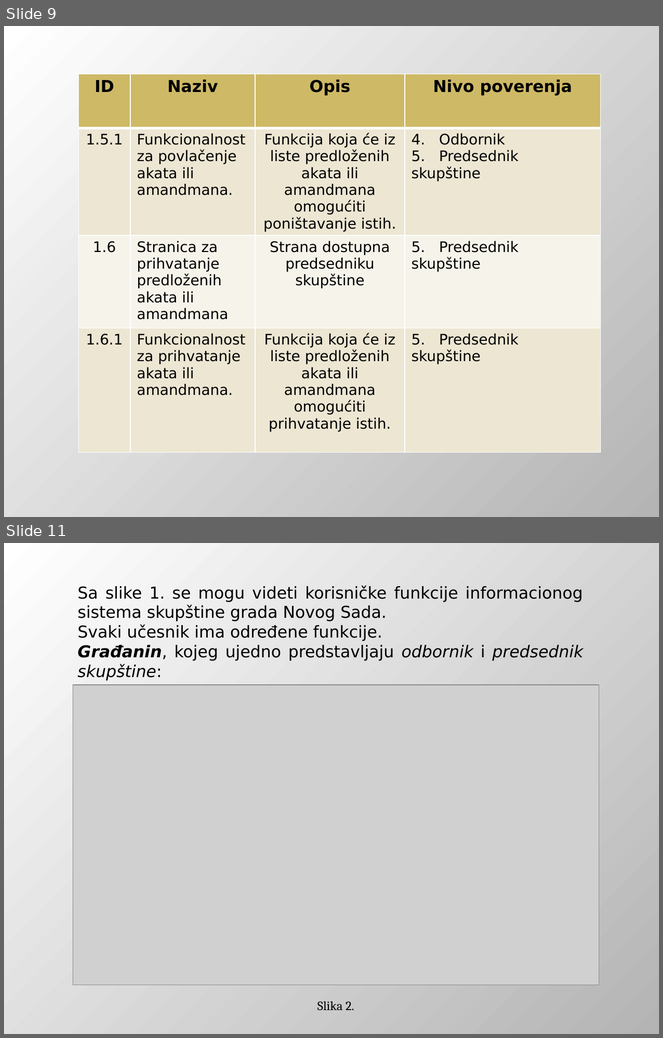
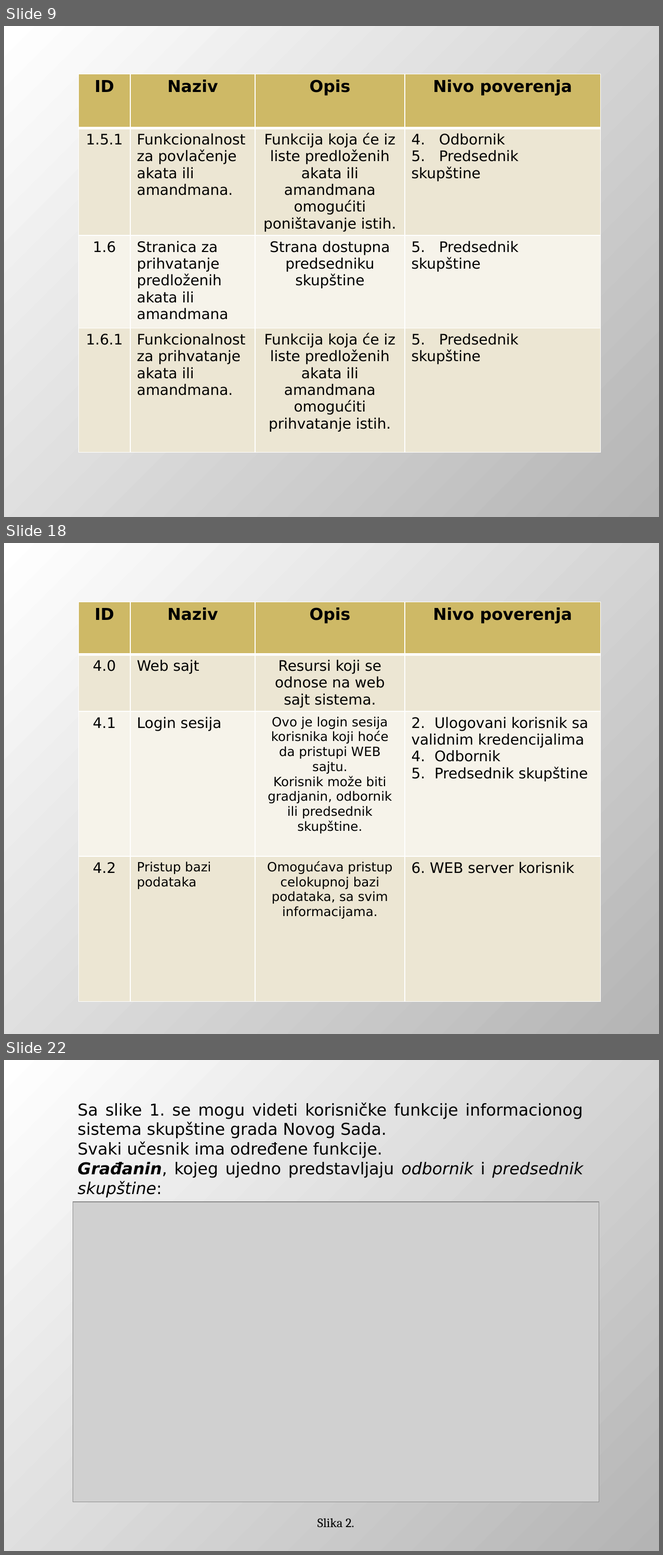
Before and after one commit to DejanUrosevic/XML-Projekat, a slide deck: Model Pretnji.pptx. Shown one above the other, each under a label of ours: slides 9 and 11 before the commit, slides 9, 18 and 22 after it; the slides between them are not shown. The pictures are 663x1038 and 663x1555 pixels, drawn with LibreOffice and Linux fonts; fonts in the diff are those of the drawing; grey boxes stand for pictures. Boxes give left, top, right and bottom in pixels: in the first picture for what was removed or moved away, otherwise in the second. Text is boxed around its words. In the diff, an @@ line names an element or a change of style, - is before the commit and + after.

Commit message:
Dodati Resursi u prezentaciju.

```diff
--- a/Model Pretnji.pptx
+++ b/Model Pretnji.pptx
@@ slide 18 added at (4, 543, 659, 1034), background gradient #FFFFFF to #B4B4B4 @@
@@ table added at (79, 602, 601, 1004), 4 rows, 4 columns @@
+ID | Naziv | Opis | Nivo poverenja
+4.0 | Web sajt | Resursi koji se odnose na web sajt sistema. | 
+4.1 | Login sesija | Ovo je login sesija korisnika koji hoće da pristupi WEB sajtu. / Korisnik može biti gradjanin, odbornik ili predsednik skupštine. | 2. Ulogovani korisnik sa validnim kredencijalima / 4. Odbornik / 5. Predsednik skupštine
+4.2 | Pristup bazi podataka | Omogućava pristup celokupnoj bazi podataka, sa svim informacijama. | 6. WEB server korisnik
@@ what was slide 11 is now slide 22 @@
```
Also in this commit, not shown: 4 slides changed, 10 other slides added.
